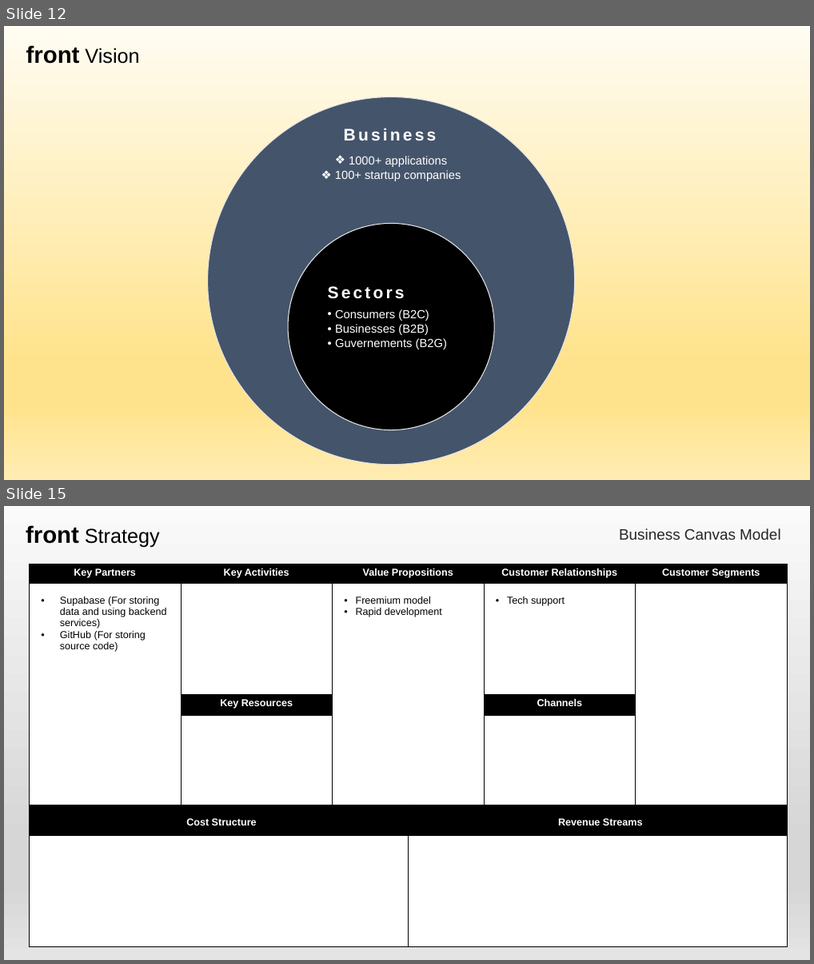
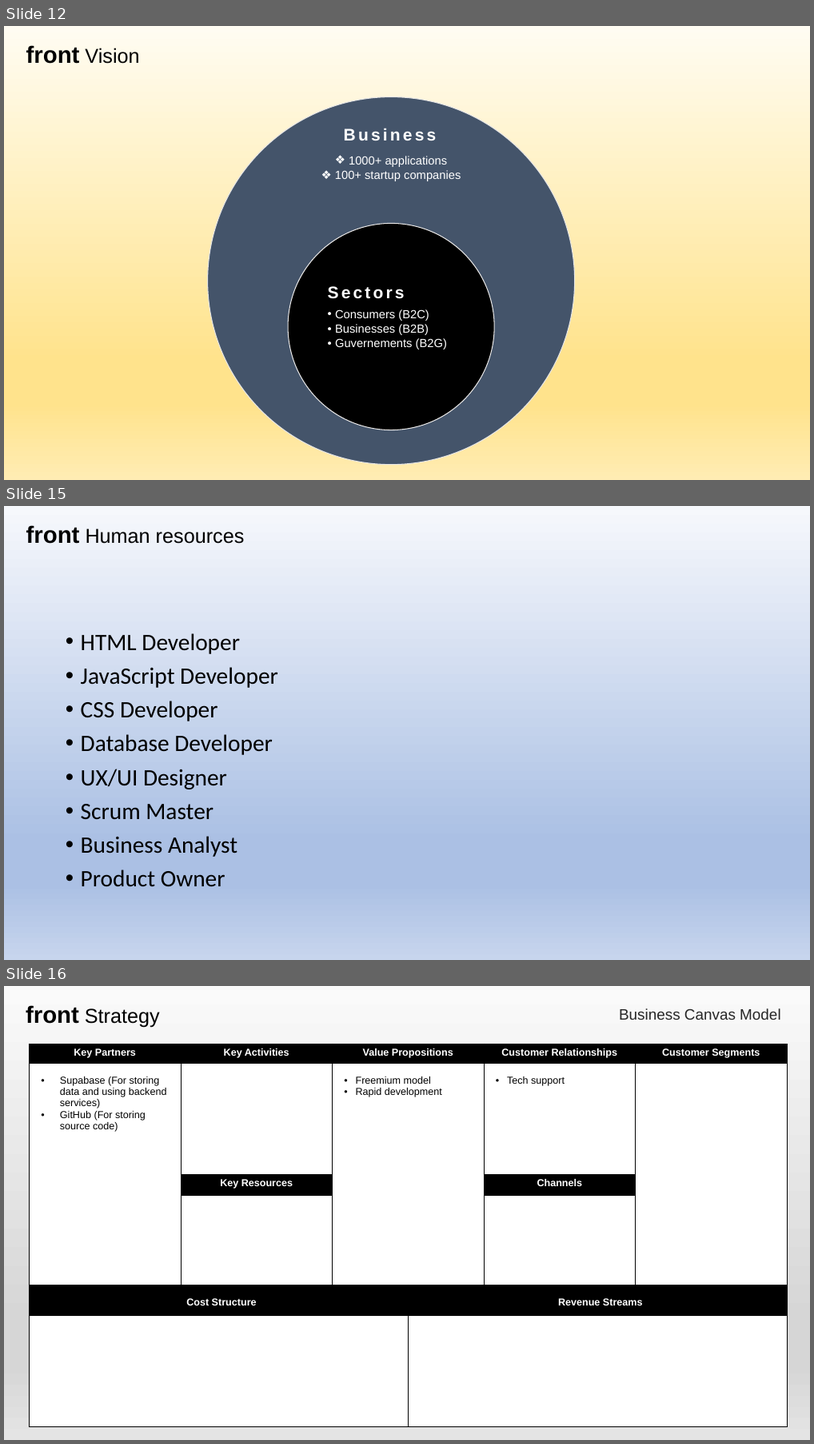
Before and after one commit to aleptra/front, a slide deck: _front.pptx. Shown one above the other, each under a label of ours: slides 12 and 15 before the commit, slides 12, 15 and 16 after it; the slides between them are not shown. The pictures are 814x964 and 814x1444 pixels, drawn with LibreOffice and Linux fonts; fonts in the diff are those of the drawing. Boxes give left, top, right and bottom in pixels: in the first picture for what was removed or moved away, otherwise in the second. Text is boxed around its words. In the diff, an @@ line names an element or a change of style, - is before the commit and + after.

```diff
--- a/_front.pptx
+++ b/_front.pptx
@@ slide 15 added at <box>4,506,810,960</box>, background gradient #F6F8FC to #ABC0E4 to #C7D5ED @@
@@ text added at <box>26,525,245,544</box>, 24 pt, text #000000 @@
+front Human resources
@@ text added at <box>81,633,278,887</box>, 28 pt, text #000000 @@
+• HTML Developer
+• JavaScript Developer
+• CSS Developer
+• Database Developer
+• UX/UI Designer
+• Scrum Master
+• Business Analyst
+• Product Owner
@@ what was slide 15 is now slide 16 @@
```
Also in this commit, not shown: 2 slides changed.
